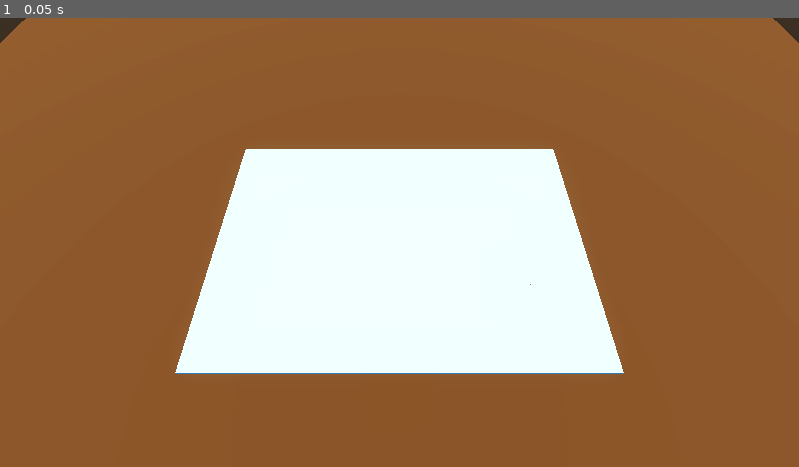
Above: before the commit, frame 1.
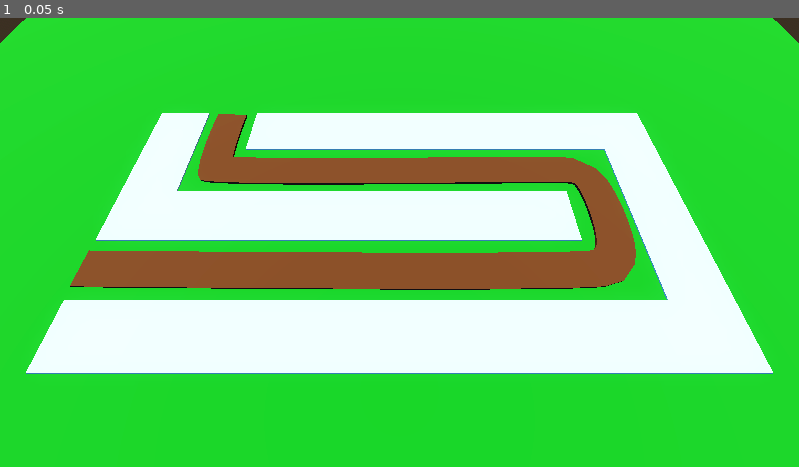
Above: after the commit, the same moment.

Repository: SirBarbecuedWaffle/barbarianBlaster
Game: Godot game, scene res://world/node_3d.tscn
Two runs of this game, one before a commit and one after it. Both use one fixed random seed, a clock stepped at 60 frames per second and the inputs below.
Inputs:
- Up to frame 1 (0.05 s): no input

The runs differ from the first frame. In frame 1, 83% of the frame differs, in the area x 0-100%, y 0-100%.

Commit message:
add path polygon

Diff:
--- a/barbarian-blaster/world/node_3d.tscn
+++ b/barbarian-blaster/world/node_3d.tscn
@@ -17,7 +17,17 @@
 glow_enabled = true
 
 [sub_resource type="StandardMaterial3D" id="StandardMaterial3D_7mgw1"]
-albedo_color = Color(0.40931004, 0.13863805, 9.62615e-08, 1)
+albedo_color = Color(0, 0.45384848, 0, 1)
+
+[sub_resource type="Curve3D" id="Curve3D_dn5bg"]
+_data = {
+"points": PackedVector3Array(0, 0, 0, 0, 0, 0, -24.960295, 5.6266785e-05, 0.9757085, -1.014, 0, 0.541, 1.014, 0, -0.541, 15.675, 0, 0.908, 0.616, 0, 0.273, -0.616, 0, -0.273, 15.811, 0, -5.853, 1.217, 0, 0.879, -1.217, 0, -0.879, -18.196, 0, -6.178, 0, 0, 0, 0, 0, 0, -18.953, 0, -14.801),
+"tilts": PackedFloat32Array(0, 0, 0, 0, 0)
+}
+point_count = 5
+
+[sub_resource type="StandardMaterial3D" id="StandardMaterial3D_dn5bg"]
+albedo_color = Color(0.40973222, 0.128155, 0, 1)
 
 [node name="baseLevel" type="Node3D"]
 
@@ -40,5 +50,24 @@
 mesh_library = ExtResource("1_dn5bg")
 cell_size = Vector3(5, 2, 5)
 data = {
-"cells": PackedInt32Array(65535, 0, 0, 65535, 1, 0, 65535, 65535, 0, 65535, 65534, 0, 65533, 65534, 0, 65534, 65535, 0, 0, 0, 0, 1, 0, 0, 0, 65535, 0, 65534, 65534, 0, 0, 65534, 0, 1, 65534, 0, 1, 65535, 0, 1, 1, 0, 0, 1, 0, 65534, 1, 0, 65533, 1, 0, 65533, 0, 0, 65533, 65535, 0, 65534, 0, 0, 2, 0, 0, 2, 1, 0, 2, 65535, 0, 2, 65534, 0)
+"cells": PackedInt32Array(65535, 1, 0, 65535, 65535, 0, 65534, 65535, 0, 0, 65535, 0, 1, 65535, 0, 1, 1, 0, 0, 1, 0, 65534, 1, 0, 65533, 1, 0, 65533, 65535, 0, 65532, 1, 0, 65531, 1, 0, 65531, 65535, 0, 65531, 65534, 0, 4, 1, 0, 4, 0, 0, 4, 65535, 0, 4, 65533, 0, 3, 65533, 0, 2, 65533, 0, 1, 65533, 0, 0, 65533, 0, 65535, 65533, 0, 65534, 65533, 0, 65533, 65533, 0, 65531, 65533, 0, 2, 1, 0, 3, 1, 0, 65532, 65535, 0, 4, 65534, 0, 2, 65535, 0)
 }
+
+[node name="Path3D" type="Path3D" parent="."]
+transform = Transform3D(1, 0, 0, 0, 1, 0, 0, 0, 1, 0, 0.5, 0)
+curve = SubResource("Curve3D_dn5bg")
+
+[node name="CSGPolygon3D" type="CSGPolygon3D" parent="Path3D"]
+polygon = PackedVector2Array(0, 0, 0, 0.2, 3, 0.2, 3, 0)
+mode = 2
+path_node = NodePath("..")
+path_interval_type = 0
+path_interval = 0.4
+path_simplify_angle = 0.0
+path_rotation = 2
+path_rotation_accurate = false
+path_local = false
+path_continuous_u = true
+path_u_distance = 1.0
+path_joined = false
+material = SubResource("StandardMaterial3D_dn5bg")
Not shown: 1 places in barbarian-blaster/world/node_3d.tscn that only renumber resources
